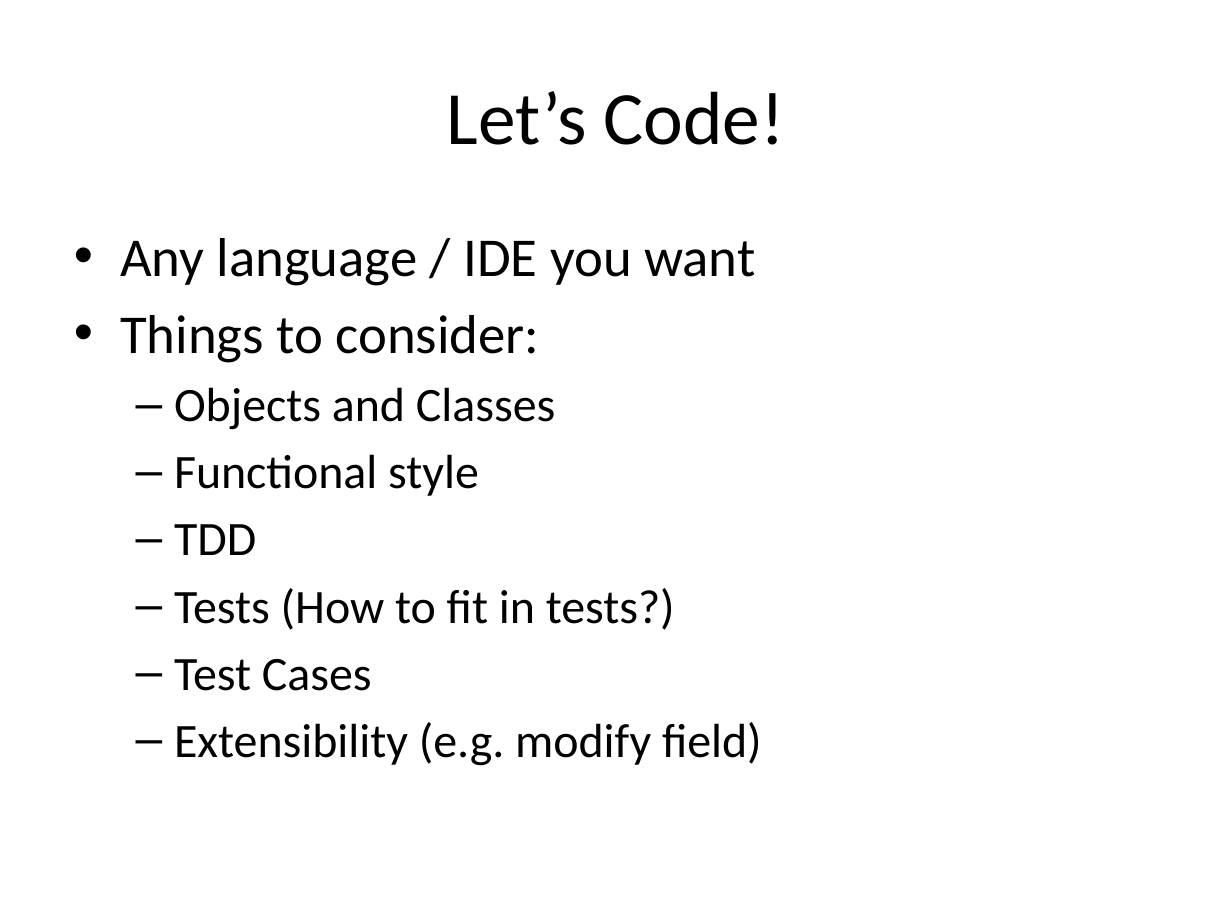
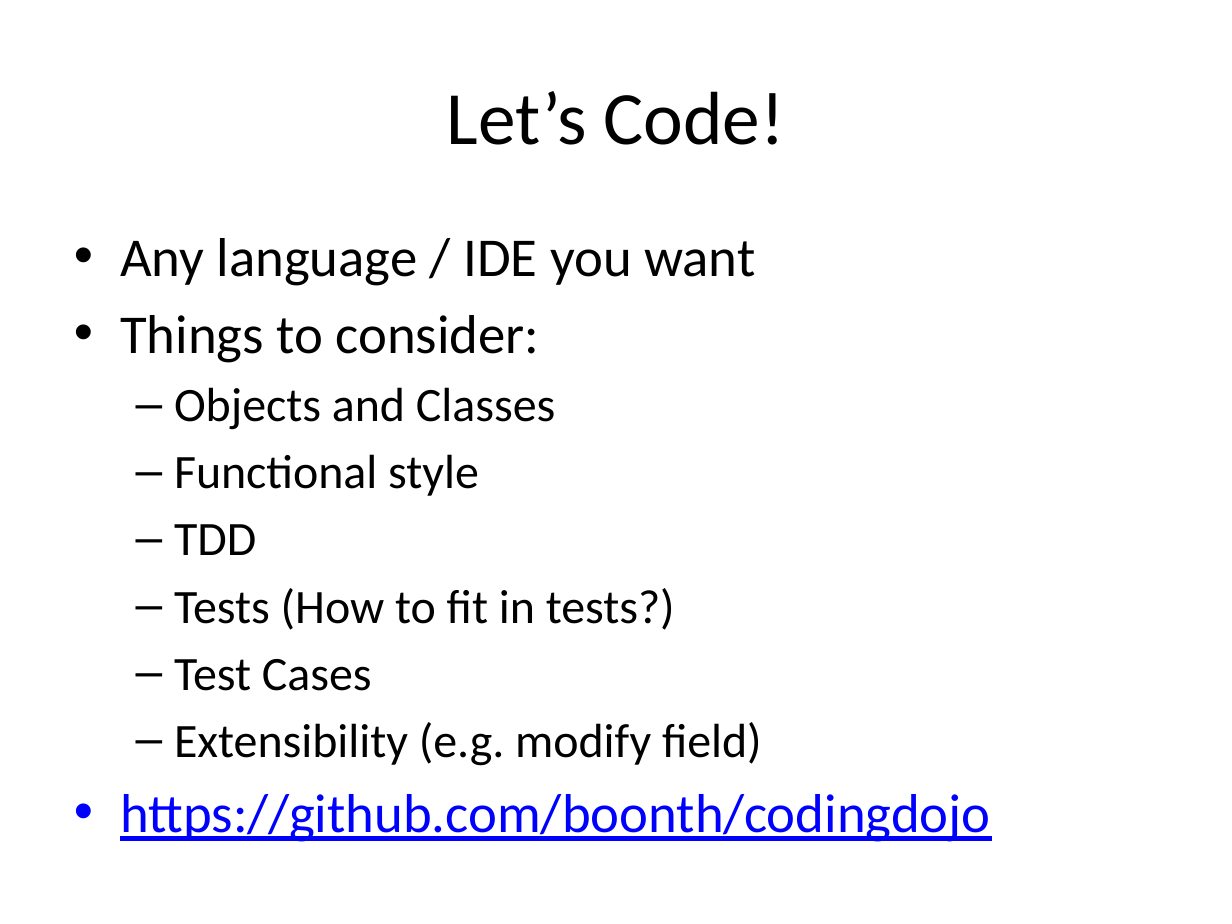
Before and after one commit to LosAlamosCodingDojo/minesweeper-kata, a slide deck: slide 7 of dojo3.pptx. Drawn at 1232x924 pixels with LibreOffice and Linux fonts; fonts in the diff are those of the drawing. Boxes give left, top, right and bottom in pixels: in the first picture for what was removed or moved away, otherwise in the second. Text is boxed around its words. In the diff, an @@ line names an element or a change of style, - is before the commit and + after.

```diff
--- a/dojo3.pptx
+++ b/dojo3.pptx
@@ text at (120, 794, 991, 842): paragraph added @@
+• https://github.com/boonth/codingdojo
```
Also in this commit, not shown: 5 other slides changed, 4 slides added, 1 slide removed.
